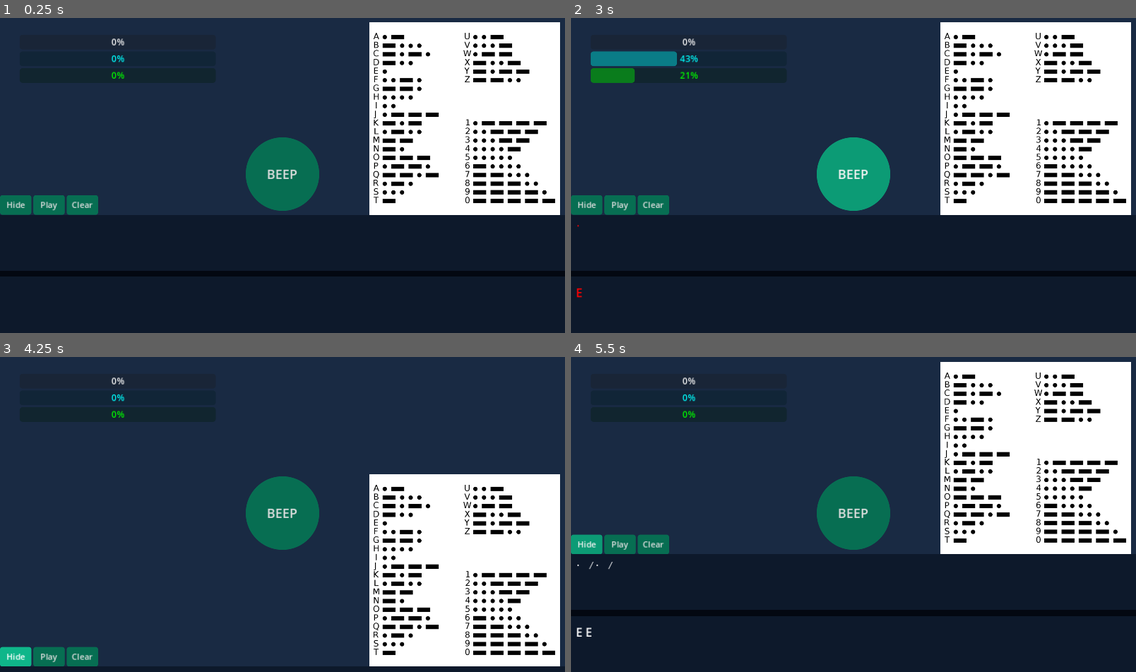
Above: before the commit, frames 1-4 (two rows, left to right).
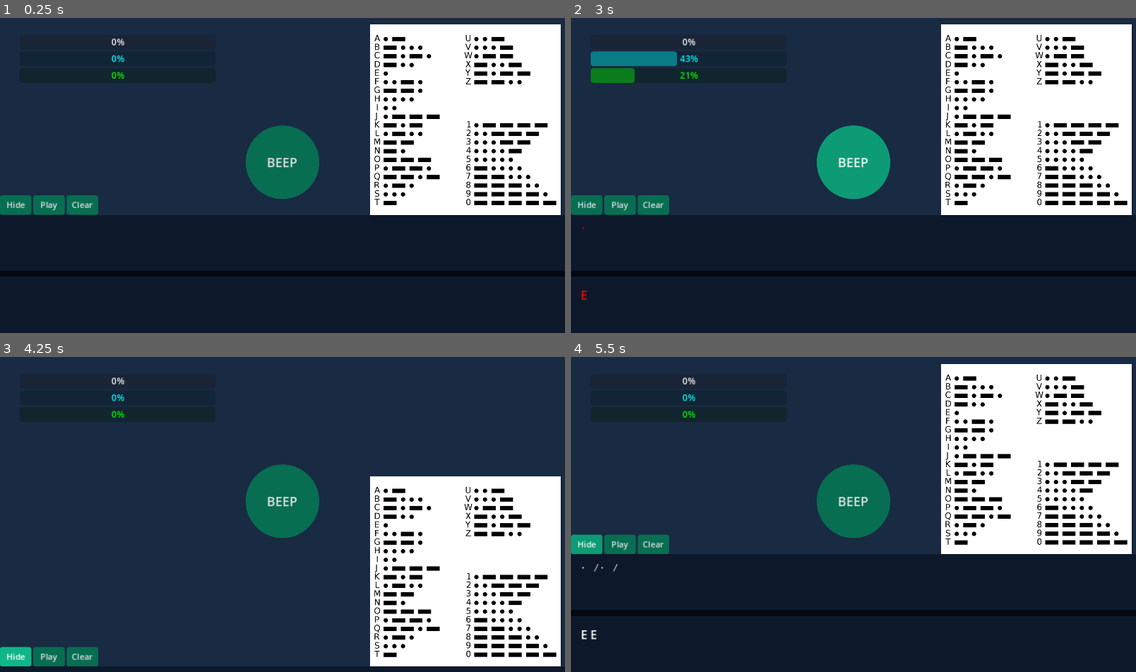
Above: after the commit, the same moments.

Repository: popcar2/MorseCodeSimulator
Game: Godot game, scene res://Scenes/main.tscn
Two runs of this game, one before a commit and one after it. Both use one fixed random seed, a clock stepped at 60 frames per second and the inputs below.
Inputs:
- Up to frame 1 (0.25 s): no input
- Up to frame 2 (3 s): click "Clear" at 0.5 s; click "Play" at 1.25 s; click "Play" at 2 s; click "BEEP" at 2.75 s
- Up to frame 3 (4.25 s): click "Hide" at 3.5 s
- Up to frame 4 (5.5 s): click "BEEP" at 4.25 s; click "Hide" at 5 s

The runs differ from the first frame. In frame 1, 5.5% of the frame differs, in the area x 43-100%, y 1-63%; in frame 2, 5.6%; in frame 3, 5.6%; in frame 4, 5.7%, in the area x 1-100%, y 1-90%.

Commit message:
Add click sfx, fix anchors in scene

Diff:
--- a/Nodes/settings_menu.tscn
+++ b/Nodes/settings_menu.tscn
@@ -166,7 +166,7 @@
 custom_arrow_step = 0.05
 select_all_on_focus = true
 
-[node name="Close Button" type="Button" parent="Settings Menu"]
+[node name="Close Button" type="Button" parent="Settings Menu" groups=["button click"]]
 layout_mode = 1
 anchors_preset = 1
 anchor_left = 1.0
--- a/Nodes/sound_manager.tscn
+++ b/Nodes/sound_manager.tscn
@@ -1,14 +1,21 @@
-[gd_scene load_steps=4 format=3 uid="uid://cscdux0e6nqtc"]
+[gd_scene load_steps=5 format=3 uid="uid://cscdux0e6nqtc"]
 
 [ext_resource type="Script" path="res://Scripts/sound_manager.gd" id="1_0s7ei"]
 [ext_resource type="AudioStream" uid="uid://mdnbecc12qba" path="res://SFX/maximize.ogg" id="1_jusdh"]
 [ext_resource type="AudioStream" uid="uid://bwqy50mttbdef" path="res://SFX/minimize.ogg" id="2_ucdnb"]
+[ext_resource type="AudioStream" uid="uid://bql578rtf6fxp" path="res://SFX/click.ogg" id="4_xtb2a"]
 
 [node name="Sound Manager" type="Node"]
 script = ExtResource("1_0s7ei")
 
 [node name="MaximizeSFX" type="AudioStreamPlayer" parent="."]
 stream = ExtResource("1_jusdh")
+volume_db = -5.0
 
 [node name="MinimizeSFX" type="AudioStreamPlayer" parent="."]
 stream = ExtResource("2_ucdnb")
+volume_db = -5.0
+
+[node name="ClickSFX" type="AudioStreamPlayer" parent="."]
+stream = ExtResource("4_xtb2a")
+volume_db = -5.0
--- a/Scenes/main.tscn
+++ b/Scenes/main.tscn
@@ -51,9 +51,9 @@
 anchor_right = 0.5
 anchor_bottom = 0.5
 offset_left = -75.0
-offset_top = -75.0
+offset_top = -99.0
 offset_right = 75.0
-offset_bottom = 75.0
+offset_bottom = 51.0
 grow_horizontal = 2
 grow_vertical = 2
 focus_mode = 0
@@ -93,20 +93,29 @@
 [node name="Bottom Panels" type="Control" parent="."]
 unique_name_in_owner = true
 layout_mode = 1
-anchors_preset = 15
-anchor_right = 1.0
-anchor_bottom = 1.0
-grow_horizontal = 2
-grow_vertical = 2
+anchors_preset = 12
+anchor_top = 1.0
+anchor_right = 1.0
+anchor_bottom = 1.0
+offset_top = -648.0
+grow_horizontal = 2
+grow_vertical = 0
 mouse_filter = 2
 
 [node name="Cheat Sheet" type="Panel" parent="Bottom Panels"]
 unique_name_in_owner = true
-layout_mode = 2
-offset_left = 753.0
-offset_top = 15.0
-offset_right = 1352.0
-offset_bottom = 863.0
+layout_mode = 1
+anchors_preset = 3
+anchor_left = 1.0
+anchor_top = 1.0
+anchor_right = 1.0
+anchor_bottom = 1.0
+offset_left = -397.0
+offset_top = -629.0
+offset_right = 202.0
+offset_bottom = 219.0
+grow_horizontal = 0
+grow_vertical = 0
 scale = Vector2(0.65, 0.65)
 script = ExtResource("6_jn1kn")
 
@@ -141,7 +150,7 @@
 toggle_mode = true
 text = "Play"
 
-[node name="Reset Button" type="Button" parent="Bottom Panels/Panel Buttons"]
+[node name="Reset Button" type="Button" parent="Bottom Panels/Panel Buttons" groups=["button click"]]
 unique_name_in_owner = true
 layout_mode = 2
 size_flags_horizontal = 3
@@ -169,11 +178,14 @@
 
 [node name="Morse Label" type="RichTextLabel" parent="Bottom Panels/PanelContainer/VSplitContainer/Morse Panel"]
 unique_name_in_owner = true
-layout_mode = 2
-offset_left = 10.0
-offset_top = 15.0
-offset_right = 1152.0
-offset_bottom = 231.0
+layout_mode = 1
+anchors_preset = 15
+anchor_right = 1.0
+anchor_bottom = 1.0
+offset_left = 20.0
+offset_top = 20.0
+offset_right = 3.0
+offset_bottom = 106.0
 grow_horizontal = 2
 grow_vertical = 2
 theme_override_fonts/normal_font = ExtResource("3_vom0s")
@@ -187,11 +199,14 @@
 
 [node name="Normal Label" type="RichTextLabel" parent="Bottom Panels/PanelContainer/VSplitContainer/Plaintext Panel"]
 unique_name_in_owner = true
-layout_mode = 2
-offset_left = 10.0
-offset_top = 15.0
-offset_right = 1152.0
-offset_bottom = 231.0
+layout_mode = 1
+anchors_preset = 15
+anchor_right = 1.0
+anchor_bottom = 1.0
+offset_left = 20.0
+offset_top = 20.0
+offset_right = 3.0
+offset_bottom = 105.0
 grow_horizontal = 2
 grow_vertical = 2
 theme_override_font_sizes/normal_font_size = 24
--- a/Scripts/morse_controller.gd
+++ b/Scripts/morse_controller.gd
@@ -26,8 +26,10 @@
 func _input(event):
 	if event.is_action_pressed("press_morse"):
 		morse_button.emit_signal("button_down")
+		morse_button.set_pressed_no_signal(true)
 	elif event.is_action_released("press_morse"):
 		morse_button.emit_signal("button_up")
+		morse_button.set_pressed_no_signal(false)
 
 func _on_morse_button_down():
 	if is_held:
--- a/Scripts/settings_menu.gd
+++ b/Scripts/settings_menu.gd
@@ -13,18 +13,21 @@
 
 func _input(event):
 	if event.is_action_pressed("ui_cancel"):
-		var tween: Tween = get_tree().create_tween()
-		tween.set_parallel(true)
-		tween.set_ease(Tween.EASE_OUT)
-		tween.set_trans(Tween.TRANS_SINE)
-		if visible:
-			tween.tween_property($'Background Panel', "modulate:a", 0, 0.2)
-			await tween.tween_property($'Settings Menu', "modulate:a", 0, 0.2).finished
-			visible = false
-		else:
-			visible = true
-			tween.tween_property($'Background Panel', "modulate:a", 1, 0.2)
-			await tween.tween_property($'Settings Menu', "modulate:a", 1, 0.2).finished
+		show_hide_menu()
+
+func show_hide_menu():
+	var tween: Tween = get_tree().create_tween()
+	tween.set_parallel(true)
+	tween.set_ease(Tween.EASE_OUT)
+	tween.set_trans(Tween.TRANS_SINE)
+	if visible:
+		tween.tween_property($'Background Panel', "modulate:a", 0, 0.2)
+		await tween.tween_property($'Settings Menu', "modulate:a", 0, 0.2).finished
+		visible = false
+	else:
+		visible = true
+		tween.tween_property($'Background Panel', "modulate:a", 1, 0.2)
+		await tween.tween_property($'Settings Menu', "modulate:a", 1, 0.2).finished
 
 func _on_morse_speed_option_item_selected(index):
 	morse_speed = index
@@ -59,4 +62,4 @@
 	long_press_time = value
 
 func _on_close_button_pressed():
-	visible = false
+	show_hide_menu()
--- a/Scripts/sound_manager.gd
+++ b/Scripts/sound_manager.gd
@@ -2,9 +2,17 @@
 
 @onready var maximizeSFX: AudioStreamPlayer = $MaximizeSFX
 @onready var minimizeSFX: AudioStreamPlayer = $MinimizeSFX
+@onready var clickSFX: AudioStreamPlayer = $ClickSFX
+
+func _ready():
+	for button in get_tree().get_nodes_in_group('button click'):
+		button.connect('pressed', play_click_sfx)
 
 func play_maximize_sfx():
 	maximizeSFX.play()
 
 func play_minimize_sfx():
 	minimizeSFX.play()
+
+func play_click_sfx():
+	clickSFX.play()
--- a/project.godot
+++ b/project.godot
@@ -24,6 +24,7 @@
 [display]
 
 window/stretch/mode="canvas_items"
+window/stretch/aspect="expand"
 
 [input]
 
Not shown, added: SFX/click.ogg.import
Not shown, added: SFX/click.ogg
